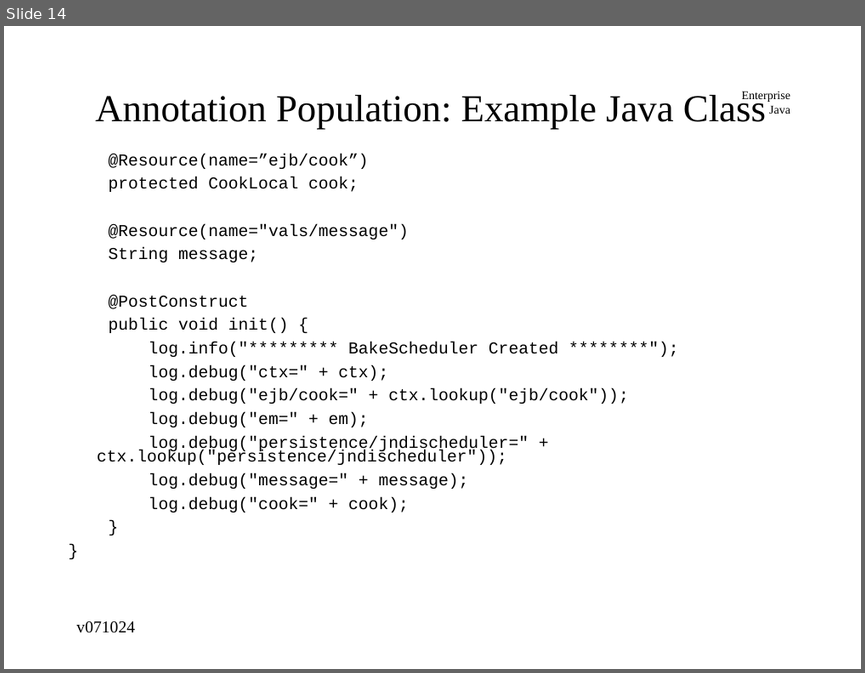
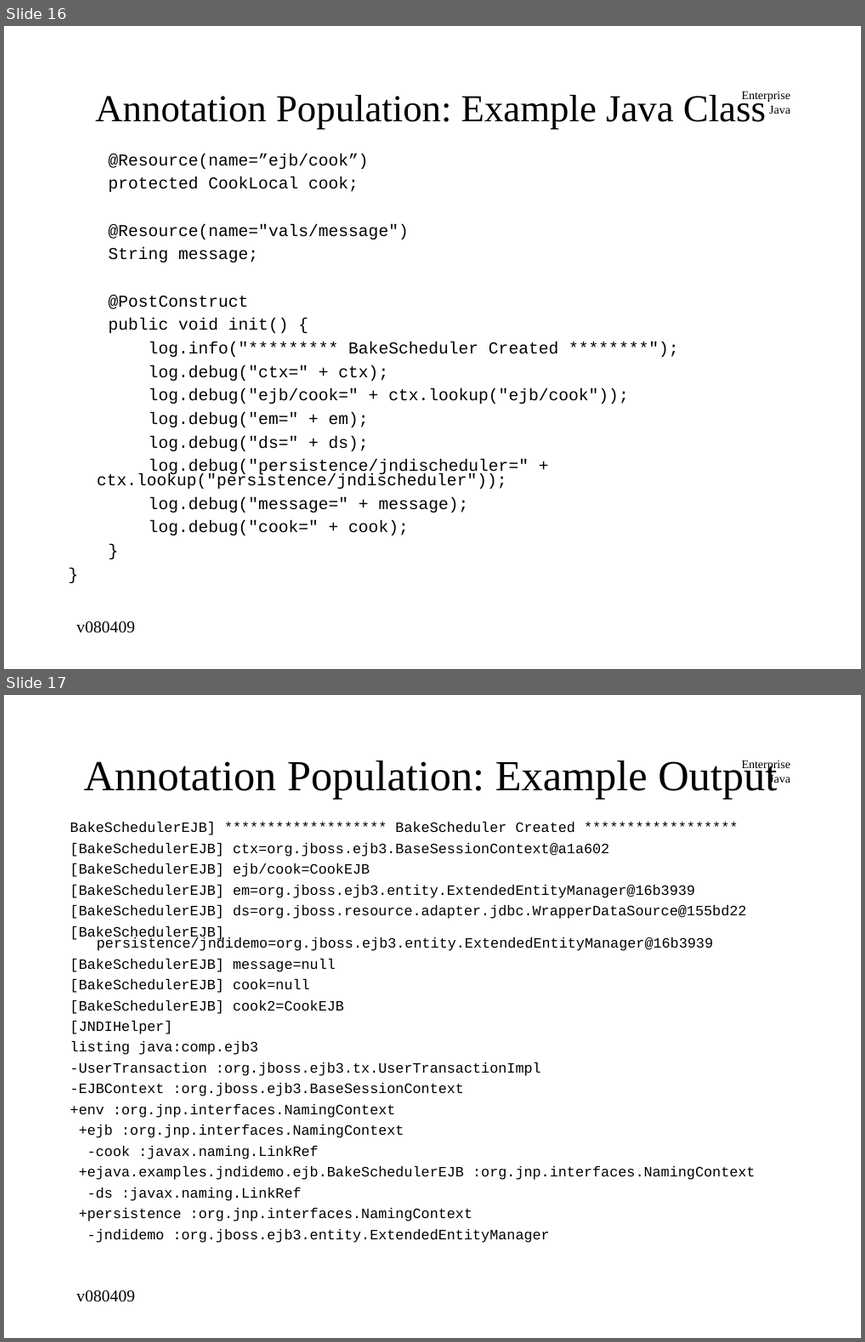
Before and after one commit to jcstaff/ejava-javaee, a slide deck: jndiDemo/src/site/resources/lectures/jndiENC.ppt. Shown one above the other, each under a label of ours: slide 14 before the commit, slides 16 and 17 after it. The pictures are 865x673 and 865x1342 pixels, drawn with LibreOffice and Linux fonts; fonts in the diff are those of the drawing. Boxes give left, top, right and bottom in pixels: in the first picture for what was removed or moved away, otherwise in the second. Text is boxed around its words. In the diff, an @@ line names an element or a change of style, - is before the commit and + after.

```diff
--- a/jndiDemo/src/site/resources/lectures/jndiENC.ppt
+++ b/jndiDemo/src/site/resources/lectures/jndiENC.ppt
@@ slide 17 added at (4, 695, 861, 1338), background #FFFFFF; not listed: 1 template element that a slide beside it also shows @@
@@ title added at (84, 760, 777, 800), 36 pt, text #000000 @@
+Annotation Population: Example Output
@@ text added at (70, 822, 755, 1242), 12 pt, text #000000 @@
+BakeSchedulerEJB] ******************* BakeScheduler Created ******************
+[BakeSchedulerEJB] ctx=org.jboss.ejb3.BaseSessionContext@a1a602
+[BakeSchedulerEJB] ejb/cook=CookEJB
+[BakeSchedulerEJB] em=org.jboss.ejb3.entity.ExtendedEntityManager@16b3939
+[BakeSchedulerEJB] ds=org.jboss.resource.adapter.jdbc.WrapperDataSource@155bd22
+[BakeSchedulerEJB] persistence/jndidemo=org.jboss.ejb3.entity.ExtendedEntityManager@16b3939
+[BakeSchedulerEJB] message=null
+[BakeSchedulerEJB] cook=null
+[BakeSchedulerEJB] cook2=CookEJB
+[JNDIHelper]
+listing java:comp.ejb3
+-UserTransaction :org.jboss.ejb3.tx.UserTransactionImpl
+-EJBContext :org.jboss.ejb3.BaseSessionContext
++env :org.jnp.interfaces.NamingContext
++ejb :org.jnp.interfaces.NamingContext
+-cook :javax.naming.LinkRef
++ejava.examples.jndidemo.ejb.BakeSchedulerEJB :org.jnp.interfaces.NamingContext
+-ds :javax.naming.LinkRef
++persistence :org.jnp.interfaces.NamingContext
+-jndidemo :org.jboss.ejb3.entity.ExtendedEntityManager
@@ text added at (76, 1290, 135, 1302), 14 pt, text #000000 @@
+v080409
@@ what was slide 14 is now slide 16 @@
@@ slide 16 changed as well @@
@@ text at (148, 436, 369, 451): paragraph added @@
+log.debug("ds=" + ds);
@@ text at (76, 621, 135, 633): text changed @@
-v071024
+v080409
```
Also in this commit, not shown: 14 other slides changed, 3 other slides added, 1 slide removed, 5 other files.
